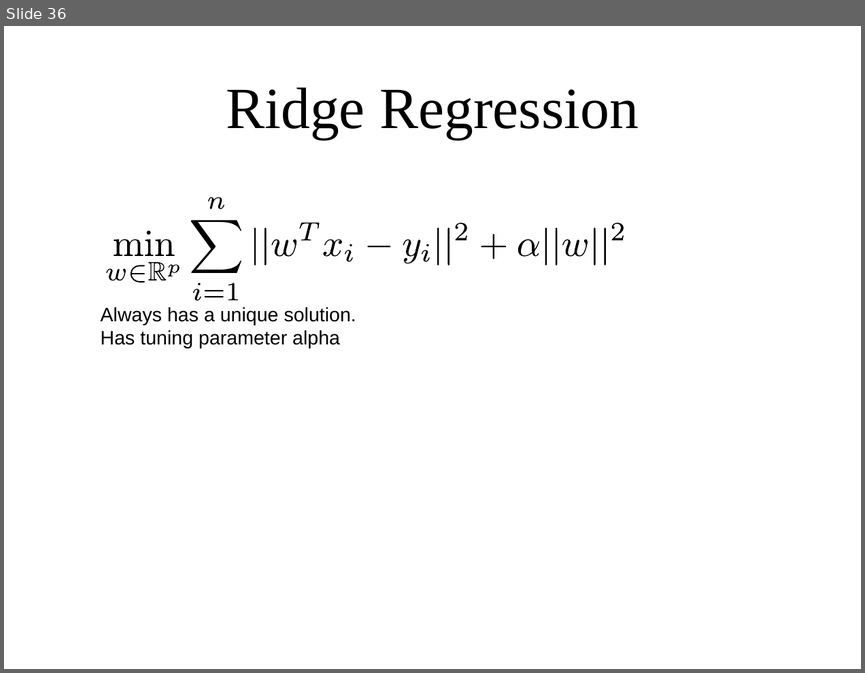
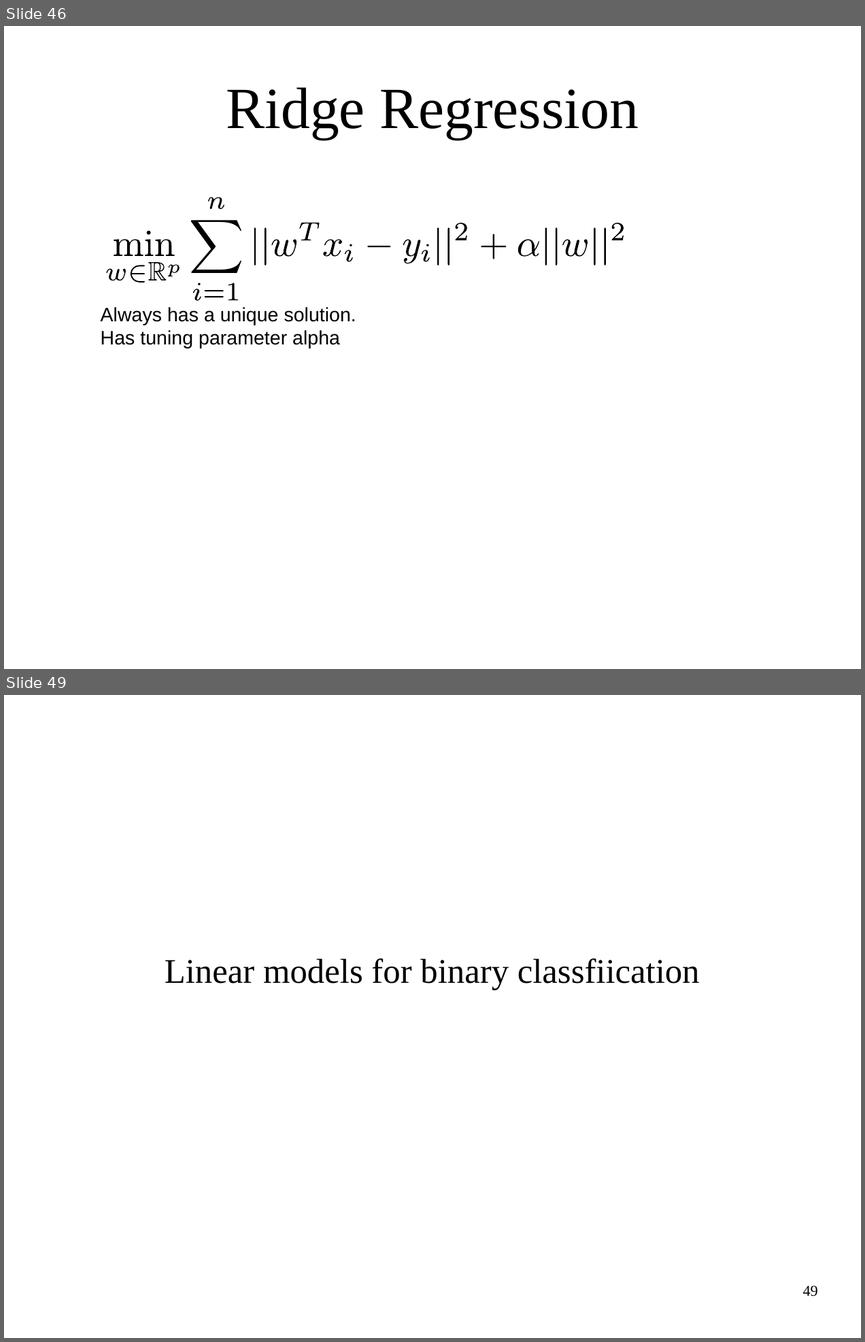
Before and after one commit to stupidscammer/ml-workshop-2-of-4, a slide deck: intro-to-machine-learning-odsc-masterclass-2017.odp. Shown one above the other, each under a label of ours: slide 36 before the commit, slides 46 and 49 after it; the slides between them are not shown. The pictures are 865x673 and 865x1342 pixels, drawn with LibreOffice and Linux fonts; fonts in the diff are those of the drawing. Boxes give left, top, right and bottom in pixels: in the first picture for what was removed or moved away, otherwise in the second. Text is boxed around its words. In the diff, an @@ line names an element or a change of style, - is before the commit and + after.

Commit message:
add linear regression and classification notebooks, add adult dataset

```diff
--- a/intro-to-machine-learning-odsc-masterclass-2017.odp
+++ b/intro-to-machine-learning-odsc-masterclass-2017.odp
@@ slide 49 added at <box>4,695,861,1338</box>, background #FFFFFF @@
@@ subtitle added at <box>164,958,700,989</box>, 32 pt, text #000000 @@
+Linear models for binary classfiication
@@ page number added at <box>803,1285,818,1296</box>, 14 pt, text #000000 @@
+49
@@ what was slide 36 is now slide 46 @@
```
Also in this commit, not shown: 1 slide changed, 18 other slides added, 1 slide removed, 4 other files.
